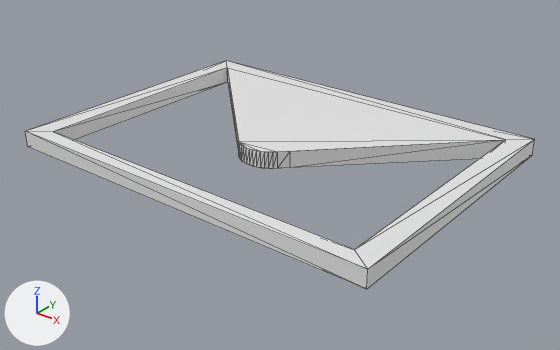
Two versions of the glTF model public/email.glb, one commit apart.
Rendered twice from a 50 mm lens placed at (0.49, -0.608, 0.349), pointed at (0.012, -0.01, -0.022). The lights are fixed; the arrows at lower left show +X, +Y and +Z. Mesh edges are drawn as thin lines. Where no turn or scale is listed for an object, it has been applied to the vertices.

The scene before the commit, as lines of its bpy script (objects in view):
```python
me_mesh_003 = bpy.data.meshes.new('Mesh.003')
me_mesh_003.from_pydata(...)  # 46 vertices, 92 faces; spans x -0.223..0.223, y -0.155..0.173, z -0.001..0.02
ob_curve_001 = bpy.data.objects.new('Curve.001', me_mesh_003)
ob_curve_001.location = (0.0, -0.0088, 0.0)
```
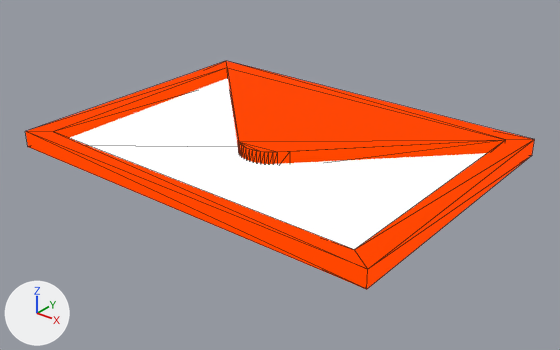
Location of each change, (x1, y1, x2, y2) in pixels of the pictures (560 x 350 px):
'Curve.001', recoloured (white to orange): (25, 61, 535, 289) in both
'Plane', added: after (70, 78, 487, 250)

Patch to the scene script:
```diff
--- a/public/email.glb.py
+++ b/public/email.glb.py
@@ mat_material @@
+mat_material = principled_material('Material')
+mat_material.base_color = (0.0, 0.0, 0.0)  # black #000000
+mat_material.metallic = 1.0
+mat_material.roughness = 1.0
+mat_material.emission_color = (1.0, 0.0609, 0.0)  # orange #ff4600
+mat_material.emission_strength = 1.0
@@ mat_material_001 @@
+mat_material_001 = principled_material('Material.001')
+mat_material_001.base_color = (0.0, 0.0, 0.0)  # black #000000
+mat_material_001.metallic = 1.0
+mat_material_001.roughness = 1.0
+mat_material_001.emission_strength = 1.0
@@ me_mesh_003 @@
 me_mesh_003.from_pydata(...)  # 46 vertices, 92 faces; spans x -0.223..0.223, y -0.155..0.173, z -0.001..0.02
+me_mesh_003.materials.append(mat_material)  # black #000000
@@ me_plane @@
+me_plane.from_pydata([(-0.208, -0.159, 0.0), (0.208, -0.159, 0.0), (-0.208, 0.159, 0.0), (0.208, 0.159, 0.0)], [], [(0, 1, 3), (0, 3, 2)])
+me_plane.materials.append(mat_material_001)  # black #000000
@@ ob_plane @@
+ob_plane = bpy.data.objects.new('Plane', me_plane)
+ob_plane.location = (0.0, 0.0, 0.0048)
```
